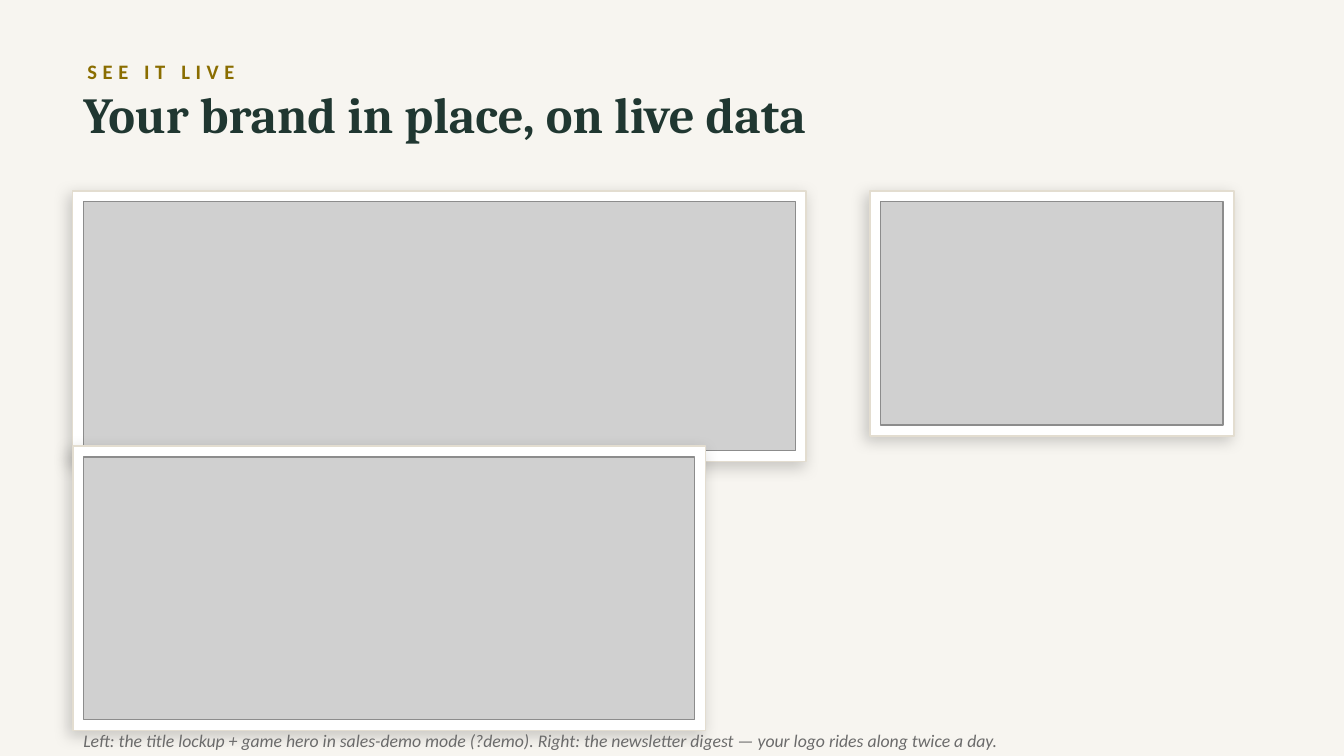
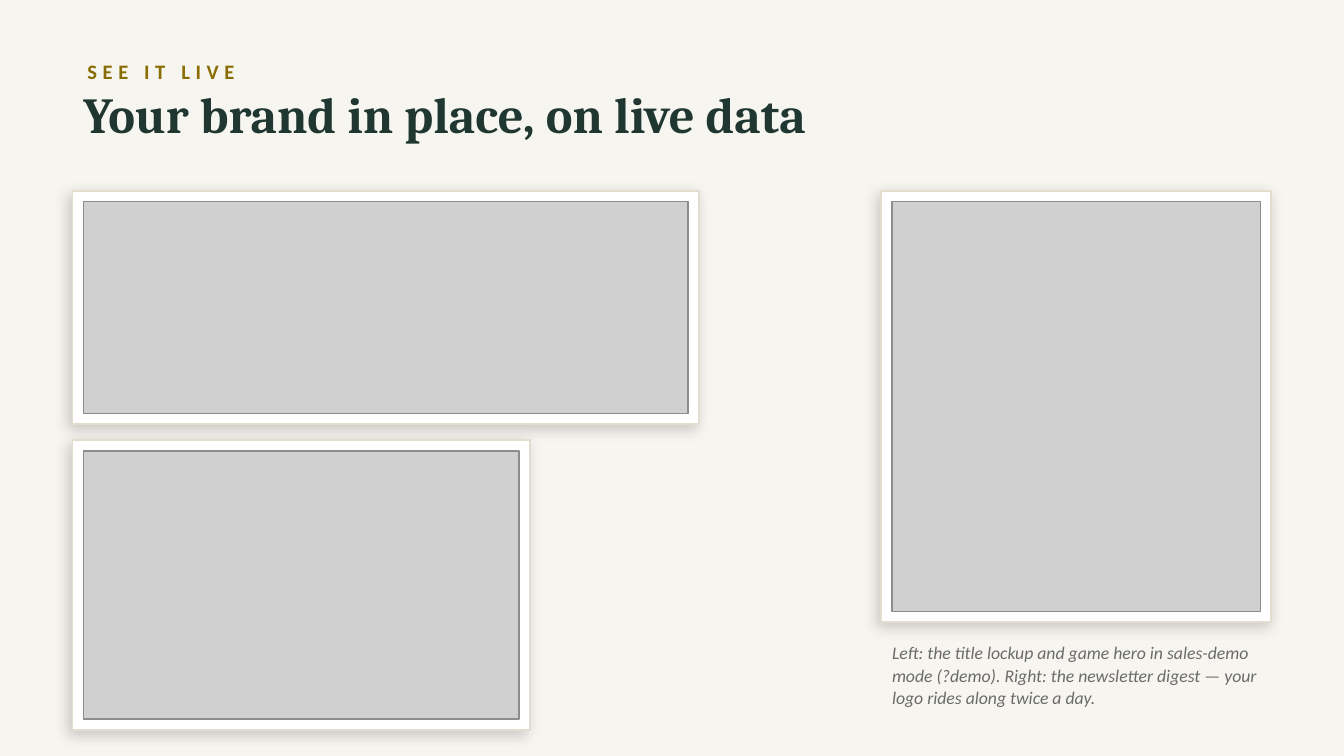
Before and after one commit to RowanFlynnPilot/wpr-packers-tracker, a slide deck: slide 5 of docs/sponsor-deck.pptx. Drawn at 1344x756 pixels with LibreOffice and Linux fonts; fonts in the diff are those of the drawing; grey boxes stand for pictures. Boxes give left, top, right and bottom in pixels: in the first picture for what was removed or moved away, otherwise in the second. Text is boxed around its words. In the diff, an @@ line names an element or a change of style, - is before the commit and + after.

```diff
--- a/docs/sponsor-deck.pptx
+++ b/docs/sponsor-deck.pptx
@@ rectangle: place and size @@
-rectangle at (73,191,806,462)
+rectangle at (73,191,699,425)
@@ picture: place and size @@
-picture at (83,202,796,450)
+picture at (83,202,688,413)
@@ rectangle: place and size @@
-rectangle at (870,191,1234,435)
+rectangle at (882,191,1271,622)
@@ picture: place and size @@
-picture at (880,202,1223,425)
+picture at (892,202,1261,612)
@@ rectangle: place and size @@
-rectangle at (73,446,706,731)
+rectangle at (73,439,530,728)
@@ picture: place and size @@
-picture at (83,457,695,720)
+picture at (83,450,519,719)
@@ text at (892,646,1256,707): text changed @@
-Left: the title lockup + game hero in sales-demo mode (?demo). Right: the newsletter digest — your logo rides along twice a day.
+Left: the title lockup and game hero in sales-demo mode (?demo). Right: the newsletter digest — your logo rides along twice a day.
@@ text "Left: the title lockup and ..." at (892,646,1256,707): vertical alignment middle to top @@
```
Also in this commit, not shown: 4 other slides changed, 7 other files.
